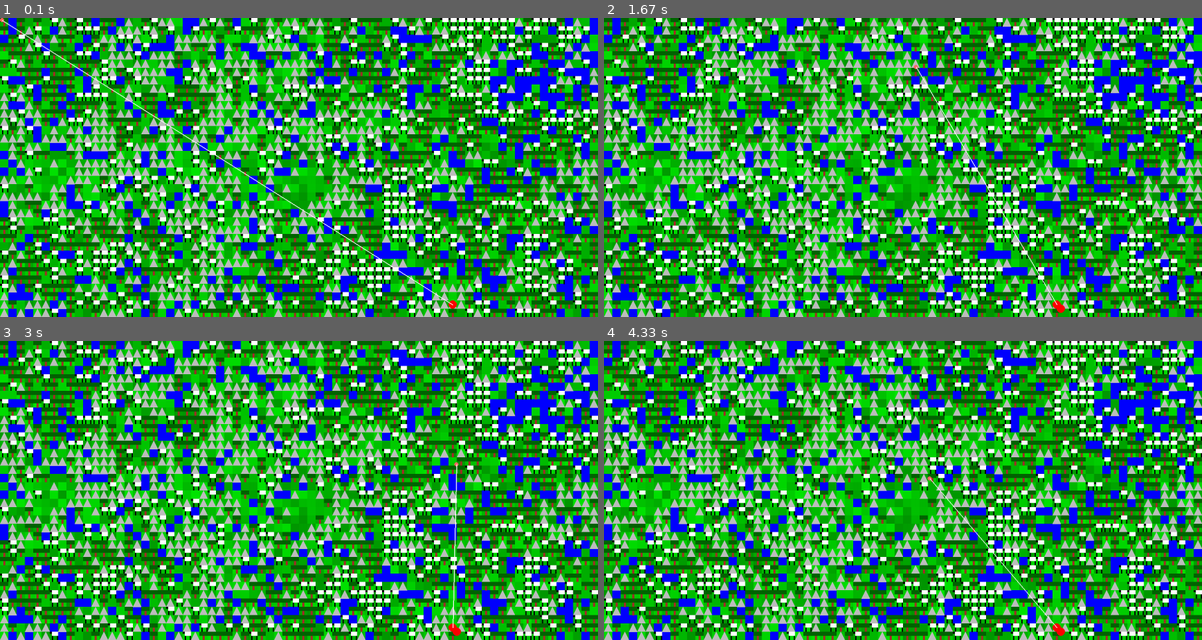
Above: before the commit, frames 1-4 (two rows, left to right).
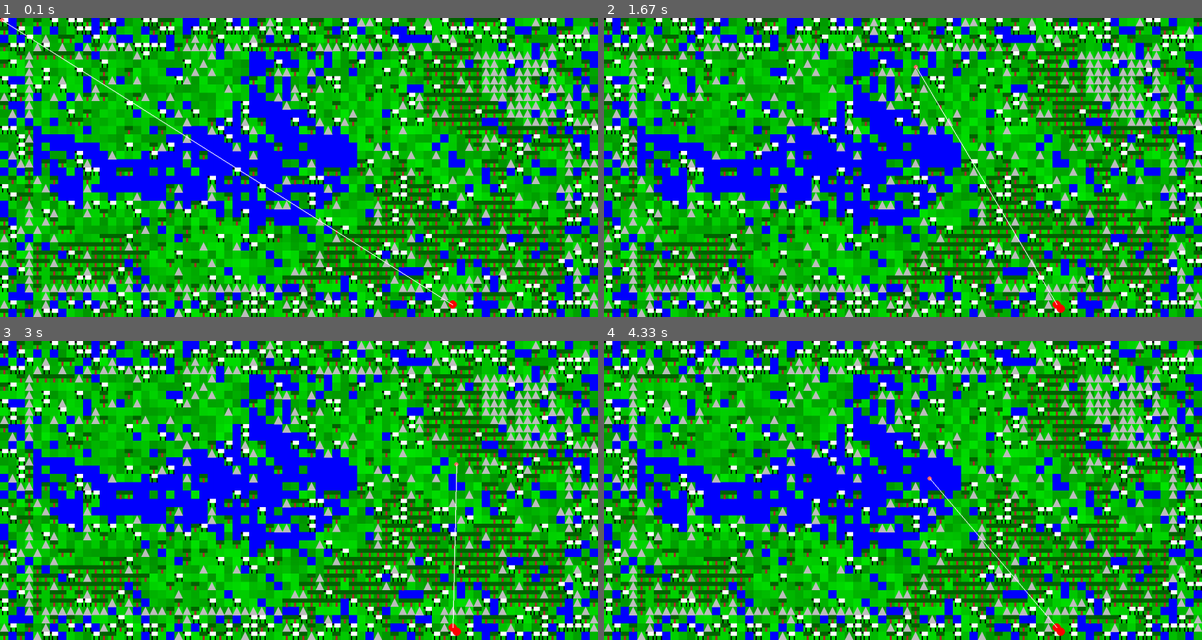
Above: after the commit, the same moments.

Repository: briankardon/GenesisIsland
Game: pygame game, started from genisis_island.py
Same seed, same stepped clock (60 frames per second), same inputs: the game is played once before the commit and once after it.
Inputs (mouse positions are in pixels of both pictures, inside the frame that each line leads up to):
- Up to frame 1 (0.1 s): no input
- Up to frame 2 (1.67 s): click (903, 167) at 0.38 s; click (962, 233) at 0.72 s; click (992, 62) at 1.08 s; click (914, 65) at 1.58 s
- Up to frame 3 (3 s): click (304, 520) at 1.92 s; click (454, 538) at 2.42 s; click (454, 463) at 2.98 s
- Up to frame 4 (4.33 s): click (1118, 466) at 3.32 s; click (1112, 550) at 3.75 s; click (926, 478) at 4.15 s

The runs differ from the first frame. In frame 1, 52% of the frame differs, in the area x 0-100%, y 0-100%; in frame 2, 52%; in frame 3, 52%; in frame 4, 52%.

Commit message:
working on teams

Diff:
--- a/genisis_island.py
+++ b/genisis_island.py
@@ -66,45 +66,41 @@
 screen=pygame.display.set_mode((width, height))
 board=[]
 first=1
-map=make_map((72,36), blur_size=2, max_value=255, integer=True)
+map=make_map((72,36), blur_size=3, max_value=1, integer=False)
+toisland=map
+map=islandify(toisland, 10, 2)
 for bleh in range(72):
     board.append([])
     for bluh in range(36):
         dograss=4
         domountains=1
         dotrees=2
-        dosheep=1
+        dosheep=3
         dowater=2
-        if map[bleh,bluh]>-1 and map[bleh,bluh]<51:
-            dograss=4
-            domountains=1
-            dotrees=1
-            dosheep=1
-            dowater=1
-        if map[bleh,bluh]>50 and map[bleh,bluh]<102:
-            dograss=1
-            domountains=4
-            dotrees=1
-            dosheep=1
-            dowater=1
-        if map[bleh,bluh]>101 and map[bleh,bluh]<153:
-            dograss=1
-            domountains=1
-            dotrees=4
-            dosheep=1
-            dowater=1
-        if map[bleh,bluh]>152 and map[bleh,bluh]<204:
+        if map[bleh,bluh]>0 and map[bleh,bluh]<0.25:
             dograss=1
             domountains=1
             dotrees=1
-            dosheep=4
+            dosheep=1
+            dowater=10
+        elif map[bleh,bluh]>0.25 and map[bleh,bluh]<0.5:
+            dograss=10
+            domountains=1
+            dotrees=1
+            dosheep=1
             dowater=1
-        if map[bleh,bluh]>203 and map[bleh,bluh]<256:
+        elif map[bleh,bluh]>0.5 and map[bleh,bluh]<0.75:
             dograss=1
             domountains=1
+            dotrees=10
+            dosheep=1
+            dowater=1
+        elif map[bleh,bluh]>0.75 and map[bleh,bluh]<1:
+            dograss=1
+            domountains=10
             dotrees=1
             dosheep=1
-            dowater=4
+            dowater=1
         ##try:
         ##    if board[bleh][bluh-1]=='grass' or board[bleh][bluh+1]=='grass' or board[bleh+1][bluh]=='grass' or board[bleh-1][bluh]=='grass':
         ##        dograss=(5+999999999999999999999999999999999999999999999999999*98999999999999999999999999*999999999999999999999999)
@@ -178,6 +174,42 @@
                 for bluh in range(len(self.path[bleh])):
                     if self.path[bleh][bluh]==self.y+1:
                         self.y+=1
+class team:
+    def __init__(self,x,y,kind,board):
+        self.x=x
+        self.y=y
+        self.kind=kind
+        self.board=board
+        self.gox=self.x
+        self.goy=self.y
+        self.life=100
+    def tell(startx,starty,x,y,harvest):
+        for bleh in range(len(self.board)):
+            for bluh in range(len(self.board[bleh])):
+                if bleh>startx and bleh<x and bluh>starty and bluh<y:
+                    if self.kind=='miner' and self.board[bleh][bluh][1]=='mountains':
+                        return bleh,bluh,None
+                    if self.kind=='lumberjack' and self.board[bleh][bluh][1]=='trees':
+                        return bleh,bluh,None
+                    if self.kind=='farmer' and self.board[bleh][bluh][1]=='grass' and harvest==True:
+                        return bleh,bluh,True
+                    if self.kind=='farmer' and self.board[bleh][bluh][1]=='grass' and harvest==False:
+                        return bleh,bluh,False
+                    if self.kind=='waterbro' and self.board[bleh][bluh][1]=='water':
+                        return bleh,bluh,None
+                    if self.kind=='seller' and self.board[bleh][bluh][1]=='sheep':
+                        return bleh,bluh,None
+        def move():
+            if self.gox>self.x:
+                self.x+=1
+            else:
+                self.x-=1
+            if self.goy>self.y:
+                self.y+=1
+            else:
+                self.y-=1
+        def draw():
+            pygame.draw.line(screen,'red',((self.x*20)-50,self.y+50),(((self.x*20)-50)+self.life,self.y+50),3)
 x,y=pygame.mouse.get_pos()
 while True:
     try:
